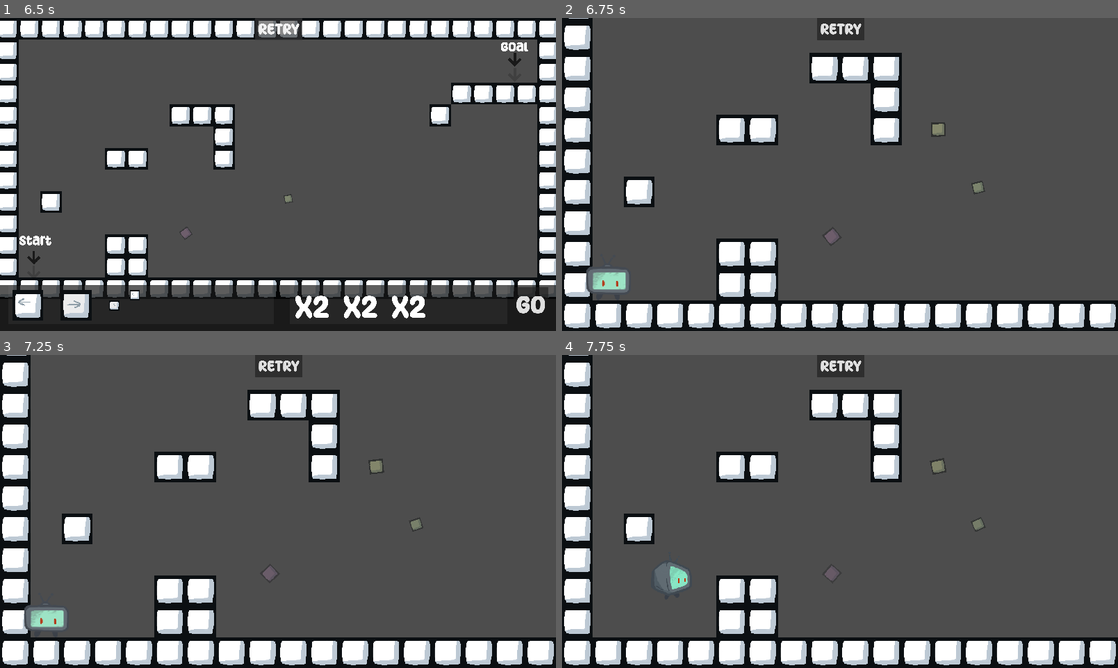
Above: before the commit, frames 1-4 (two rows, left to right).
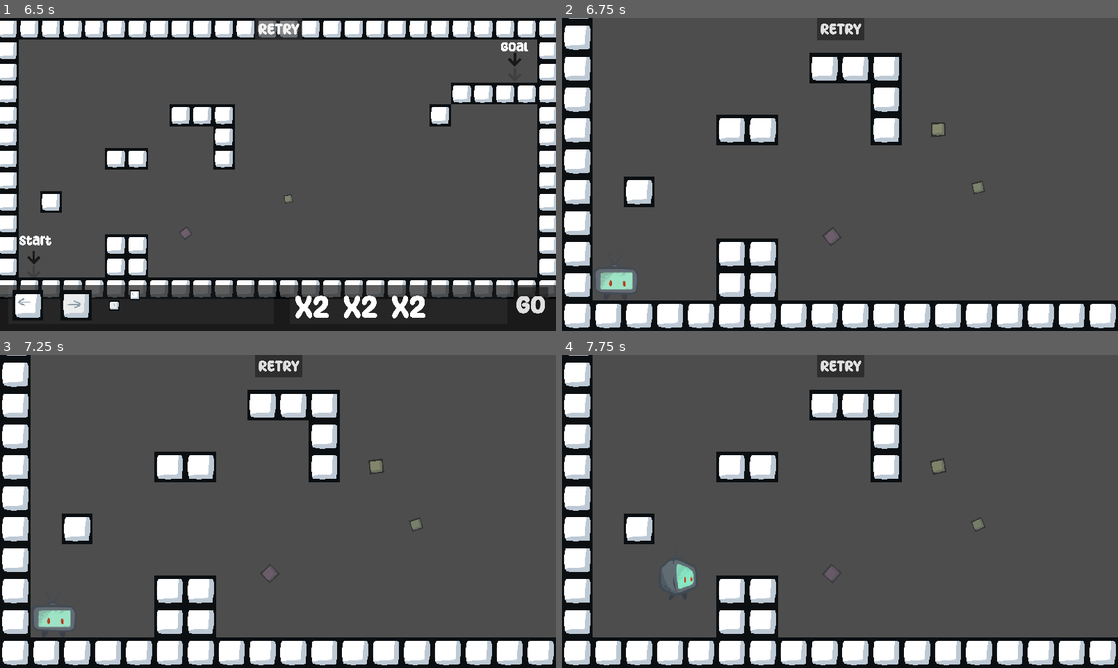
Above: after the commit, the same moments.

Repository: matt-neave/shapeEscape
Game: Godot game, scene res://scenes/menu.tscn
Same seed, same stepped clock (60 frames per second), same inputs: the game is played once before the commit and once after it.
Inputs (mouse positions are in pixels of both pictures, inside the frame that each line leads up to):
- Up to frame 1 (6.5 s): click "Start Game" at 0.5 s; click "Back" at 1.25 s; click "Start Game" at 2 s; click "Level 1" at 2.75 s; click (27, 305) at 3.52 s; click "RETRY" at 4.25 s; click "RETRY" at 5 s; click "RETRY" at 5.75 s
- Up to frame 2 (6.75 s): click "Go" at 6.5 s
- Up to frame 3 (7.25 s): no input
- Up to frame 4 (7.75 s): tap Enter (ui_accept) at 7.25, 7.35, 7.52 s; move the mouse to (962, 495) at 7.27 s; hold D (move_right) from 7.28 s (still down)

Frame 1 is identical in both runs. In frame 2, 0.4% of the frame differs, in the area x 4-14%, y 79-88%; in frame 3, 0.4%; in frame 4, 0.3%.

Commit message:
more juice

Diff:
--- /dev/null
+++ b/particles/confetti_particles.tscn
@@ -0,0 +1,27 @@
+[gd_scene load_steps=4 format=3 uid="uid://hb3225in5b7u"]
+
+[ext_resource type="Texture2D" uid="uid://dwhobjr1m8kcf" path="res://assets/tiles/basic_block.png" id="1_76jpt"]
+
+[sub_resource type="Gradient" id="Gradient_awbfc"]
+colors = PackedColorArray(1, 1, 1, 0.447059, 1, 1, 1, 0)
+
+[sub_resource type="Gradient" id="Gradient_r0pac"]
+offsets = PackedFloat32Array(0, 0.19375, 0.40625, 0.634375, 0.83125, 1)
+colors = PackedColorArray(0.829512, 0.459831, 0.438717, 1, 0.737207, 0.575746, 0.876505, 1, 0.484408, 0.792659, 0.917553, 1, 0.720572, 0.895555, 0.682899, 1, 0.910437, 0.750373, 0.450916, 1, 1, 1, 1, 1)
+
+[node name="ConfettiParticles" type="CPUParticles2D"]
+lifetime = 3.0
+explosiveness = 1.0
+texture = ExtResource("1_76jpt")
+emission_shape = 1
+emission_sphere_radius = 3.0
+direction = Vector2(0, -1)
+gravity = Vector2(0, 200)
+initial_velocity_min = 200.0
+initial_velocity_max = 400.0
+angular_velocity_min = 10.0
+angular_velocity_max = 10.0
+scale_amount_min = 0.3
+scale_amount_max = 0.5
+color_ramp = SubResource("Gradient_awbfc")
+color_initial_ramp = SubResource("Gradient_r0pac")
--- /dev/null
+++ b/particles/retry_particles.tscn
@@ -0,0 +1,28 @@
+[gd_scene load_steps=4 format=3 uid="uid://bkl3andpga60u"]
+
+[ext_resource type="Texture2D" uid="uid://dwhobjr1m8kcf" path="res://assets/tiles/basic_block.png" id="1_qa1gw"]
+
+[sub_resource type="Gradient" id="Gradient_awbfc"]
+colors = PackedColorArray(1, 1, 1, 0.447059, 1, 1, 1, 0)
+
+[sub_resource type="Gradient" id="Gradient_r0pac"]
+offsets = PackedFloat32Array(0, 0.19375, 0.40625, 0.634375, 0.83125, 1)
+colors = PackedColorArray(0.829512, 0.459831, 0.438717, 1, 0.737207, 0.575746, 0.876505, 1, 0.484408, 0.792659, 0.917553, 1, 0.720572, 0.895555, 0.682899, 1, 0.910437, 0.750373, 0.450916, 1, 1, 1, 1, 1)
+
+[node name="RetryParticles" type="CPUParticles2D"]
+emitting = false
+one_shot = true
+explosiveness = 1.0
+texture = ExtResource("1_qa1gw")
+emission_shape = 1
+emission_sphere_radius = 3.0
+direction = Vector2(0, -1)
+gravity = Vector2(0, 200)
+initial_velocity_min = 100.0
+initial_velocity_max = 200.0
+angular_velocity_min = 10.0
+angular_velocity_max = 10.0
+scale_amount_min = 0.3
+scale_amount_max = 0.5
+color_ramp = SubResource("Gradient_awbfc")
+color_initial_ramp = SubResource("Gradient_r0pac")
--- a/scenes/player.tscn
+++ b/scenes/player.tscn
@@ -59,7 +59,7 @@
 
 [sub_resource type="Animation" id="Animation_wuv8s"]
 resource_name = "run"
-length = 0.4
+length = 0.3
 loop_mode = 1
 tracks/0/type = "value"
 tracks/0/imported = false
@@ -68,10 +68,22 @@
 tracks/0/interp = 1
 tracks/0/loop_wrap = true
 tracks/0/keys = {
-"times": PackedFloat32Array(0, 0.1, 0.2, 0.3),
+"times": PackedFloat32Array(0, 0.075, 0.15, 0.225),
 "transitions": PackedFloat32Array(1, 1, 1, 1),
 "update": 1,
 "values": [4, 5, 6, 7]
+}
+tracks/1/type = "value"
+tracks/1/imported = false
+tracks/1/enabled = true
+tracks/1/path = NodePath("PlayerBody:position")
+tracks/1/interp = 1
+tracks/1/loop_wrap = true
+tracks/1/keys = {
+"times": PackedFloat32Array(0),
+"transitions": PackedFloat32Array(1),
+"update": 0,
+"values": [Vector2(16, -11)]
 }
 
 [sub_resource type="Animation" id="Animation_mcoq7"]
@@ -114,10 +126,39 @@
 "values": [0]
 }
 
+[sub_resource type="Animation" id="Animation_l27kq"]
+resource_name = "jump"
+length = 0.3
+tracks/0/type = "value"
+tracks/0/imported = false
+tracks/0/enabled = true
+tracks/0/path = NodePath("PlayerBody:scale")
+tracks/0/interp = 1
+tracks/0/loop_wrap = true
+tracks/0/keys = {
+"times": PackedFloat32Array(0, 0.05, 0.3),
+"transitions": PackedFloat32Array(1, 1, 1),
+"update": 0,
+"values": [Vector2(1, 1), Vector2(1, 0.757813), Vector2(1, 1)]
+}
+tracks/1/type = "value"
+tracks/1/imported = false
+tracks/1/enabled = true
+tracks/1/path = NodePath("PlayerBody:position")
+tracks/1/interp = 1
+tracks/1/loop_wrap = true
+tracks/1/keys = {
+"times": PackedFloat32Array(0.05),
+"transitions": PackedFloat32Array(1),
+"update": 0,
+"values": [Vector2(16, -1)]
+}
+
 [sub_resource type="AnimationLibrary" id="AnimationLibrary_hmn0i"]
 _data = {
 "RESET": SubResource("Animation_4vttm"),
 "idle": SubResource("Animation_mcoq7"),
+"jump": SubResource("Animation_l27kq"),
 "run": SubResource("Animation_wuv8s")
 }
 
@@ -139,6 +180,7 @@
 texture = ExtResource("2_fc87x")
 hframes = 4
 vframes = 2
+frame = 5
 
 [node name="AnimationPlayer" type="AnimationPlayer" parent="Body"]
 libraries = {
--- a/scenes/sample_world.tscn
+++ b/scenes/sample_world.tscn
@@ -12,6 +12,8 @@
 [ext_resource type="PackedScene" uid="uid://rvp1j1c6hjh" path="res://particles/arrow_indicator.tscn" id="7_oeccr"]
 [ext_resource type="LabelSettings" uid="uid://w4vi2ub2x5dk" path="res://fonts/available_multiplier.tres" id="10_u4fb3"]
 [ext_resource type="Script" path="res://scripts/pause_menu.gd" id="12_gphfe"]
+[ext_resource type="Script" path="res://scripts/level_complete.gd" id="13_npu51"]
+[ext_resource type="PackedScene" uid="uid://hb3225in5b7u" path="res://particles/confetti_particles.tscn" id="14_ghtfo"]
 
 [sub_resource type="StyleBoxFlat" id="StyleBoxFlat_rk7v1"]
 bg_color = Color(0, 0, 0, 0.658824)
@@ -87,7 +89,7 @@
 shape = SubResource("RectangleShape2D_ut35c")
 
 [node name="SpawnPoint" type="Marker2D" parent="."]
-position = Vector2(-731, -8)
+position = Vector2(-720, -61)
 
 [node name="Indicators" type="Node2D" parent="."]
 
@@ -174,4 +176,60 @@
 theme_override_font_sizes/font_size = 128
 text = "ExIT"
 
+[node name="LevelComplete" type="CanvasLayer" parent="."]
+process_mode = 3
+visible = false
+script = ExtResource("13_npu51")
+
+[node name="ColorRect" type="ColorRect" parent="LevelComplete"]
+anchors_preset = 15
+anchor_right = 1.0
+anchor_bottom = 1.0
+grow_horizontal = 2
+grow_vertical = 2
+color = Color(0.151276, 0.151276, 0.151276, 0.662745)
+
+[node name="Confetti" type="Node2D" parent="LevelComplete"]
+
+[node name="ConfettiParticles" parent="LevelComplete/Confetti" instance=ExtResource("14_ghtfo")]
+position = Vector2(150, 341)
+
+[node name="ConfettiParticles2" parent="LevelComplete/Confetti" instance=ExtResource("14_ghtfo")]
+position = Vector2(1008, 310)
+
+[node name="ConfettiParticles3" parent="LevelComplete/Confetti" instance=ExtResource("14_ghtfo")]
+position = Vector2(583, 596)
+
+[node name="CenterContainer" type="CenterContainer" parent="LevelComplete"]
+custom_minimum_size = Vector2(150, 400)
+anchors_preset = 8
+anchor_left = 0.5
+anchor_top = 0.5
+anchor_right = 0.5
+anchor_bottom = 0.5
+offset_left = -264.0
+offset_top = -127.0
+offset_right = 1136.0
+offset_bottom = 398.0
+grow_horizontal = 2
+grow_vertical = 2
+scale = Vector2(0.4, 0.4)
+
+[node name="VBoxContainer" type="VBoxContainer" parent="LevelComplete/CenterContainer"]
+layout_mode = 2
+
+[node name="Label" type="Label" parent="LevelComplete/CenterContainer/VBoxContainer"]
+custom_minimum_size = Vector2(1400, 0)
+layout_mode = 2
+text = "Level Complete"
+label_settings = ExtResource("10_u4fb3")
+horizontal_alignment = 1
+autowrap_mode = 2
+
+[node name="Exit" type="Button" parent="LevelComplete/CenterContainer/VBoxContainer"]
+layout_mode = 2
+theme_override_fonts/font = ExtResource("7_k4dme")
+theme_override_font_sizes/font_size = 128
+text = "NEXT LEVEL"
+
 [connection signal="body_entered" from="Goal" to="Goal" method="_on_LevelCompleteTrigger_body_entered"]
--- a/scripts/goal.gd
+++ b/scripts/goal.gd
@@ -8,7 +8,8 @@
 # Function called when another body enters the trigger area
 func _on_LevelCompleteTrigger_body_entered(body):
 	if body.name == "Player":  # Assuming your player character's name is "Player"
-		GameManager._on_level_complete()  # Call the level complete function
+		SoundManager.play_sound(SoundManager.SOUNDS.LEVEL_COMPLETE, Vector2.ZERO, -10)
+		get_parent().get_node("LevelComplete").show()
 
 # Called every frame. 'delta' is the elapsed time since the previous frame.
 func _process(delta: float) -> void:
--- /dev/null
+++ b/scripts/level_complete.gd
@@ -0,0 +1,11 @@
+extends CanvasLayer
+@onready var exit = $CenterContainer/VBoxContainer/Exit
+
+
+# Called when the node enters the scene tree for the first time.
+func _ready():
+	exit.pressed.connect(_exit)
+
+func _exit():
+	SoundManager.play_sound(SoundManager.SOUNDS.BUTTON_CLICK)
+	GameManager._on_level_complete()  # Call the level complete function
--- a/scripts/level_manager.gd
+++ b/scripts/level_manager.gd
@@ -4,6 +4,8 @@
 	BUILD,
 	PLAY
 }
+
+const RETRY_PARTICLES = preload("res://particles/retry_particles.tscn")
 
 @onready var start_button: Button = $UI/StartButton
 @onready var reset_button = $CanvasLayer/Retry
@@ -38,15 +40,25 @@
 
 
 func _reset_game():
+
+	SoundManager.play_sound(SoundManager.SOUNDS.BUTTON_CLICK)
+
+	# Remove the player
+	var player = get_node_or_null("Player")
+	if player:
+		player.hide()
+		var retry_particles = RETRY_PARTICLES.instantiate()
+		retry_particles.global_position = player.global_position
+		add_child(retry_particles)
+		retry_particles.emitting = true
+		await get_tree().create_timer(retry_particles.lifetime).timeout
+		retry_particles.queue_free()
+		player.queue_free()
+
+
 	game_state = GameState.BUILD
 	indicators.show()
 	ui.show()
-	SoundManager.play_sound(SoundManager.SOUNDS.BUTTON_CLICK)
-
-	# Remove the player
-	for child in get_children():
-		if child.name == "Player":
-			child.queue_free()
 
 	# Set camera
 	phase_1_camera.make_current()
--- a/scripts/player.gd
+++ b/scripts/player.gd
@@ -2,7 +2,7 @@
 
 
 const SPEED = 300.0
-const JUMP_VELOCITY = -375.0
+const JUMP_VELOCITY = -750.0
 @onready var camera_2d: Camera2D = $Camera2D
 @onready var animation_player = $Body/AnimationPlayer
 
@@ -25,7 +25,8 @@
 
 	# Handle jump.
 	if Input.is_action_just_pressed("ui_accept") and is_on_floor():
-		velocity.y = JUMP_VELOCITY * 2
+		velocity.y = JUMP_VELOCITY
+		animation_player.play("jump")
 
 	# Get the input direction and handle the movement/deceleration.
 	# As good practice, you should replace UI actions with custom gameplay actions.
@@ -63,5 +64,8 @@
 
 	if Input.is_action_pressed("move_left") or Input.is_action_pressed("move_right"):
 		animation_player.play("run")
+		if is_on_floor():
+			SoundManager.play_sound(SoundManager.SOUNDS.FOOT_STEP, Vector2.ZERO, 10, true)
 	elif is_on_floor() and velocity.x == 0:
+		SoundManager.kill_sound(SoundManager.SOUNDS.FOOT_STEP)
 		animation_player.play("idle")
--- a/scripts/sound_manager.gd
+++ b/scripts/sound_manager.gd
@@ -3,13 +3,17 @@
 enum SOUNDS {
 	TILE_PLACE,
 	BUILD_MUSIC,
-	BUTTON_CLICK
+	BUTTON_CLICK,
+	FOOT_STEP,
+	LEVEL_COMPLETE,
 }
 
 const AUDIO_TRACKS = {
 	SOUNDS.TILE_PLACE: preload("res://sfx/tile_place.wav"),
 	SOUNDS.BUILD_MUSIC: preload("res://sfx/Equatorial Complex.mp3"),
 	SOUNDS.BUTTON_CLICK: preload("res://sfx/button_click.wav"),
+	SOUNDS.FOOT_STEP: preload("res://sfx/foot_step.wav"),
+	SOUNDS.LEVEL_COMPLETE: preload("res://sfx/level_complete.mp3"),
 }
 
 var music_player = AudioStreamPlayer2D.new()
@@ -17,14 +21,29 @@
 func _ready():
 	add_child(music_player)
 
-func play_sound(sound: SOUNDS, position: Vector2 = Vector2.ZERO, volume: float = 0):
+func play_sound(sound: SOUNDS, position: Vector2 = Vector2.ZERO, volume: float = 0, unique: bool = false):
+	if unique:
+		var sounds = get_children()
+		for playing_sound in sounds:
+			if playing_sound.name == str(sound):
+				return
+
 	var player = AudioStreamPlayer2D.new()
 	player.stream = AUDIO_TRACKS[sound]
 	player.volume_db = volume
 	player.global_position = position
+	player.name = str(sound)
 	add_child(player)
 	player.play()
 	player.finished.connect(player.queue_free)
+
+func kill_sound(sound: SOUNDS, all: bool = true):
+	var sounds = get_children()
+	for playing_sound in sounds:
+		if playing_sound.name.contains(str(sound)):
+			playing_sound.queue_free()
+			if !all:
+				return
 
 func play_music(sound: SOUNDS, volume: float = 0):
 	music_player.stream = AUDIO_TRACKS[sound]
Not shown: 1 places in scenes/player.tscn that only renumber resources
Not shown: 1 places in scenes/sample_world.tscn that only renumber resources
Not shown, added: sfx/foot_step.wav.import
Not shown, added: sfx/level_complete.mp3.import
Not shown, added: sfx/foot_step.wav
Not shown, added: sfx/level_complete.mp3
